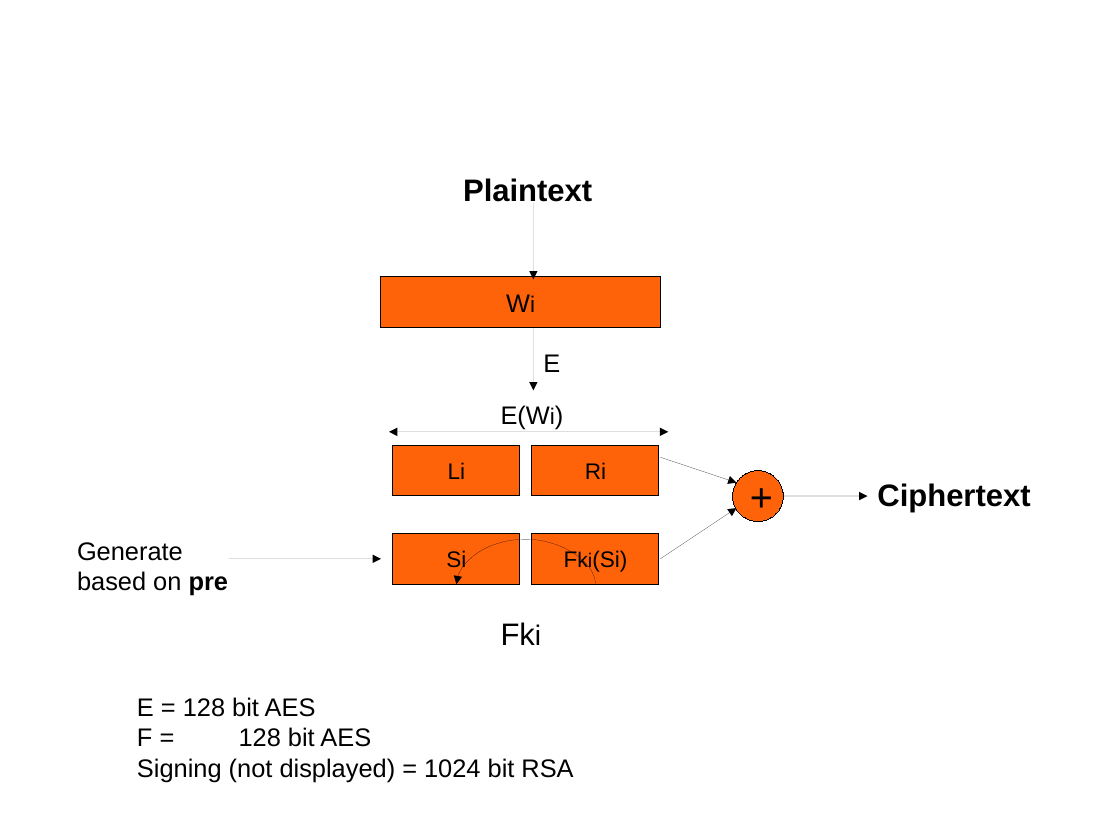
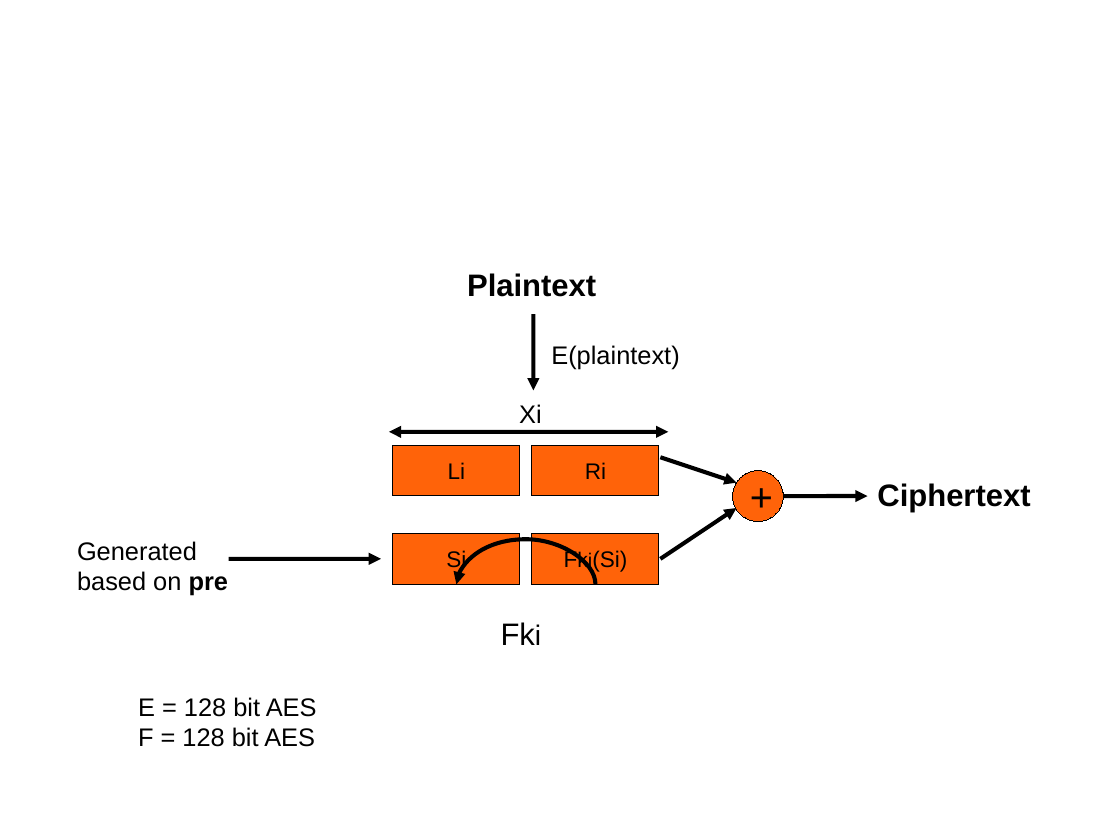
Before and after one commit to Sakartu/SDM-SiED, a slide deck: slide 14 of presentation/presentation2.odp (slide 13 before the commit). Drawn at 1120x840 pixels with LibreOffice and Linux fonts; fonts in the diff are those of the drawing; background and template pictures are left out. Boxes give left, top, right and bottom in pixels: in the first picture for what was removed or moved away, otherwise in the second. Text is boxed around its words. In the diff, an @@ line names an element or a change of style, - is before the commit and + after.

```diff
--- a/presentation/presentation2.odp
+++ b/presentation/presentation2.odp
@@ arrow removed from (534, 203) to (534, 279) @@
@@ text "Plaintext": place and size @@
-text "Plaintext" at bbox=[463, 178, 592, 202]
+text "Plaintext" at bbox=[467, 273, 596, 297]
@@ rectangle removed at bbox=[381, 276, 661, 327] @@
-Wi
@@ arrow (534, 390) - (534, 314): stroke #000000 0 pt to #000000 2.89 pt @@
@@ text at bbox=[551, 345, 679, 370]: text changed @@
-E
+E(plaintext)
@@ text removed at bbox=[501, 405, 550, 430] @@
-E(Wi)
@@ text added at bbox=[519, 404, 542, 423], 18 pt, text #000000 @@
+Xi
@@ double arrow (669, 432) - (389, 432): stroke #000000 0 pt to #000000 2.89 pt @@
@@ arrow (737, 483) - (661, 457): stroke #000000 0 pt to #000000 2.89 pt @@
@@ arrow (737, 508) - (661, 559): stroke #000000 0 pt to #000000 2.89 pt @@
@@ arrow (868, 496) - (784, 496): stroke #000000 0 pt to #000000 2.89 pt @@
@@ text at bbox=[77, 541, 228, 596]: text changed @@
-Generate based on pre
+Generated based on pre
@@ arrow (381, 559) - (229, 559): stroke #000000 0 pt to #000000 2.89 pt @@
@@ curved arrow (456, 584) - (596, 584): stroke #000000 0 pt to #000000 2.89 pt @@
@@ text at bbox=[137, 758, 573, 782]: paragraph removed @@
-Signing (not displayed) = 1024 bit RSA
```
Also in this commit, not shown: 6 other slides changed, 1 other file.
